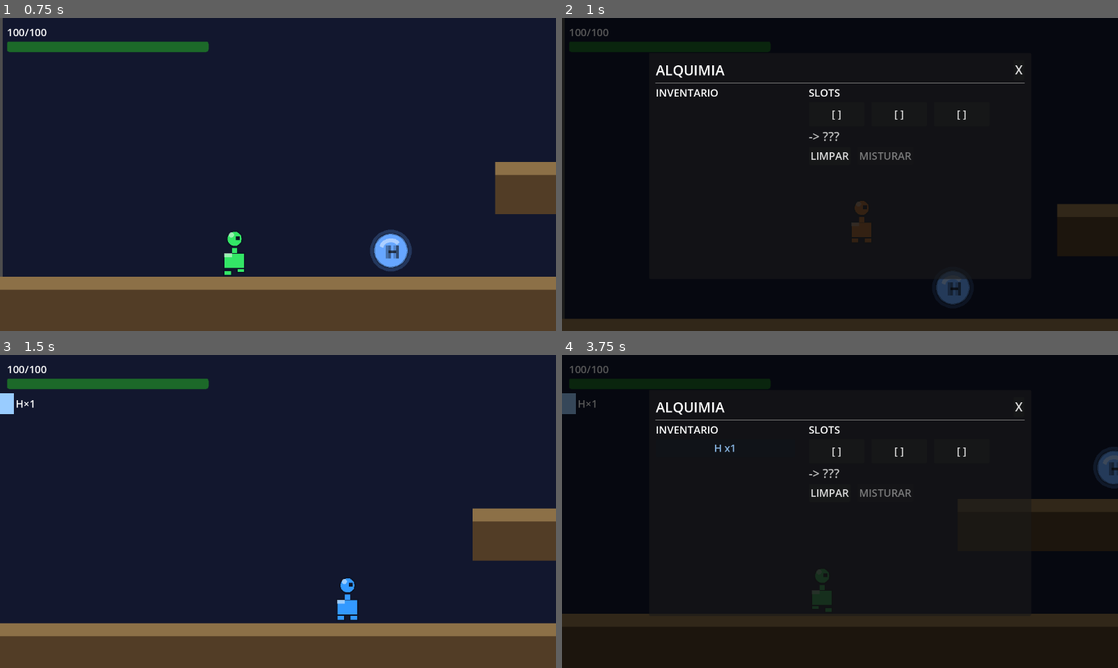
Above: before the commit, frames 1-4 (two rows, left to right).
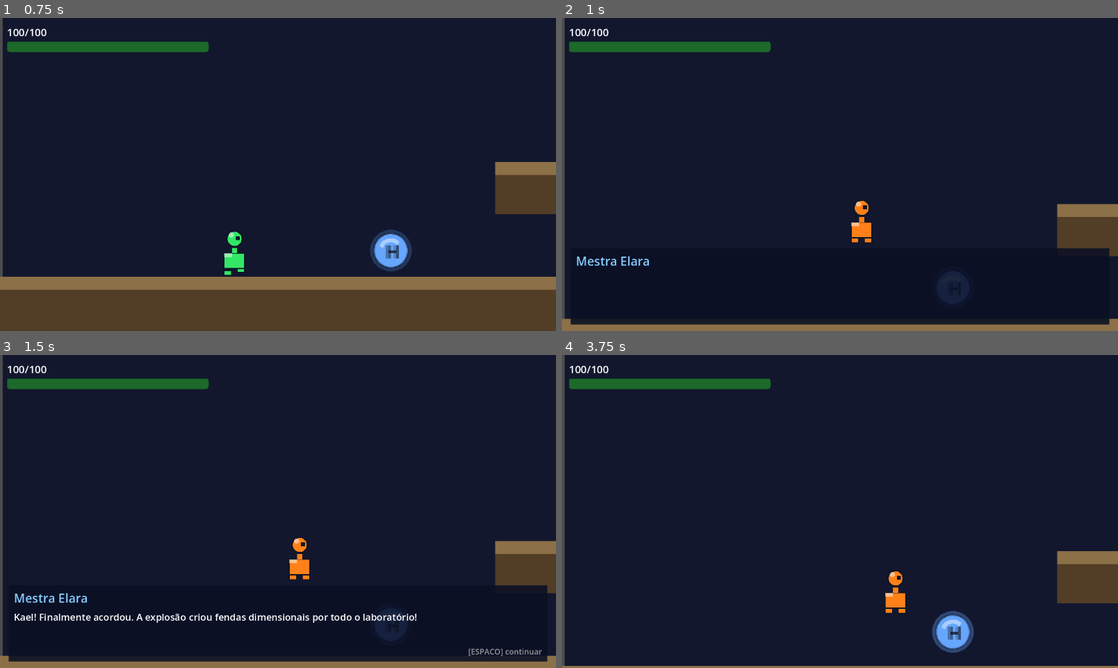
Above: after the commit, the same moments.

Repository: Mateushartelt/Alquimia-Elemental---Pac
Game: Godot game, scene res://scenes/levels/level_01.tscn
Same seed, same stepped clock (60 frames per second), same inputs: the game is played once before the commit and once after it.
Inputs (mouse positions are in pixels of both pictures, inside the frame that each line leads up to):
- Up to frame 1 (0.75 s): tap Enter (ui_accept) at 0.5 s; move the mouse to (400, 158) at 0.52 s; hold D (move_right) from 0.53 s (still down); hold J (attack) from 0.53 s (still down); click (400, 158) at 0.67 s
- Up to frame 2 (1 s): keep holding D (move_right); keep holding J (attack); tap Space (jump) at 0.77 s; tap Q (open_alchemy) at 0.8 s
- Up to frame 3 (1.5 s): release D (move_right) at 1.25 s; release J (attack) at 1.25 s; click (455, 408) at 1.25 s, where only the run before the commit has a clickable "X"
- Up to frame 4 (3.75 s): move the mouse to (728, 527) at 2.02 s; hold D (move_right) 2.03-2.78 s; tap Q (open_alchemy) at 2.1 s; click (728, 527) at 2.17 s; tap Space (jump) at 2.27 s; tap E (open_wheel) at 2.3 s; move the mouse to (895, 442) at 2.77 s; hold A (move_left) 2.78-3.53 s; hold E (open_wheel) 2.78-3.53 s; click (895, 442) at 2.92 s; tap Enter (ui_accept) at 3.05, 3.6 s; move the mouse to (812, 574) at 3.52 s; hold D (move_right) from 3.53 s (still down); click (812, 574) at 3.67 s

Frame 1 is identical in both runs. In frame 2, 35% of the frame differs, in the area x 0-100%, y 0-100%; in frame 3, 20%; in frame 4, 53%.
Error before the commit: Attempt to call function 'queue_dialogs' in base 'null instance' on a null instance. (res://scenes/levels/level_01.gd:38)

Commit message:
Implementado legendas no jogo

Diff:
--- a/scenes/levels/level_01.gd
+++ b/scenes/levels/level_01.gd
@@ -3,26 +3,48 @@
 
 const KILL_PLANE_Y := 520.0
 const SPAWN_POS    := Vector2(70, 350)
-const E            := "Mestra Elara"
+const ELARA        := "Mestra Elara"
+const ENCYCLOPEDIA := "Enciclopédia"
 
-@onready var player : Player    = $Player
-@onready var _dialog: DialogBox = $DialogBox
+@onready var player  : Player        = $Player
+@onready var _dialog : DialogBox     = $DialogBox
+@onready var _hints  : TutorialHints = $TutorialHints
+@onready var _alchemy: AlchemyPanel  = $AlchemyPanel
 
 var _respawning        := false
 var _h2o_dialog_done   := false
 var _enemy_dialog_done := false
+
+# Tutorial state
+var _seen_elements          : Array[String] = []
+var _moved_done             := false
+var _alchemy_done           := false
+var _attack_done            := false
+var _tutorial_h2o_triggered := false
 
 func _ready() -> void:
 	GameState.player_died.connect(_respawn)
 	get_tree().create_timer(1.0).timeout.connect(_show_intro)
 	GameState.compound_created.connect(_on_compound_created)
 	GameState.checkpoint_reached.connect(_on_checkpoint_reached)
+	GameState.element_collected.connect(_on_element_first_collected)
+	_alchemy.panel_opened.connect(_on_first_alchemy_open)
+	_dialog.dialog_queue_finished.connect(_on_any_dialog_closed)
 	for enemy in get_tree().get_nodes_in_group("enemies"):
-		enemy.died.connect(_on_enemy_died)
+		enemy.connect("died", _on_enemy_died)
 
 func _process(_delta: float) -> void:
 	if not _respawning and player.global_position.y > KILL_PLANE_Y:
 		_respawn()
+	if not _moved_done and abs(player.velocity.x) > 5.0:
+		_moved_done = true
+		_hints.hide_hint()
+
+func _unhandled_input(event: InputEvent) -> void:
+	if not _attack_done and GameState.active_compound != "":
+		if event.is_action_pressed("attack") and not event.is_echo():
+			_attack_done = true
+			_hints.hide_hint()
 
 func _respawn() -> void:
 	if _respawning:
@@ -36,23 +58,66 @@
 
 func _show_intro() -> void:
 	_dialog.queue_dialogs([
-		[E, "Kael! Finalmente acordou. A explosão criou fendas dimensionais por todo o laboratório!"],
-		[E, "Caminhe sobre os dispensadores para coletar H e O. Depois pressione Q para abrir o painel de Alquimia."],
-		[E, "Combine H + H + O para criar H2O — Água. Use-a para apagar o fogo e derrotar inimigos!"],
+		[ELARA, "Kael! Finalmente acordou. A explosão criou fendas dimensionais por todo o laboratório!"],
+		[ELARA, "Explore o laboratório — colete os elementos H e O nos dispensadores ao redor."],
+		[ELARA, "Cada elemento tem propriedades únicas. Combinados, formam compostos poderosos!"],
 	])
+
+func _on_any_dialog_closed() -> void:
+	if not _moved_done:
+		_hints.show_hint("WASD / ← →   Mover        ESPAÇO   Pular")
+		return
+
+	if _tutorial_h2o_triggered and not _alchemy_done:
+		_alchemy.tutorial_unlock = true
+		_hints.show_hint("Q — Abrir o Painel de Alquimia e misture seus elementos!")
+		get_tree().paused = true
+		return
+
+	if not _alchemy_done:
+		if _alchemy.can_craft_anything():
+			_hints.show_hint("Q — Painel de Alquimia")
+	elif not _attack_done and GameState.active_compound != "":
+		_hints.show_hint("J / Click — Atirar composto")
+
+func _on_element_first_collected(element_id: String, _amt: int) -> void:
+	# Dialog de primeira coleta
+	if element_id not in _seen_elements:
+		_seen_elements.append(element_id)
+		var el       := ElementDatabase.get_element(element_id)
+		var el_name  : String = el.get("name", element_id)
+		var el_desc  : String = el.get("description", "")
+		var el_curio : String = el.get("curiosity", "")
+		_dialog.show_dialog(ENCYCLOPEDIA,
+			"%s (%s) — %s  ★ %s" % [el_name, element_id, el_desc, el_curio])
+
+	# Checar trigger H2O após QUALQUER coleta (não só a primeira)
+	if not _tutorial_h2o_triggered:
+		var h : int = GameState.collected_elements.get("H", 0)
+		var o : int = GameState.collected_elements.get("O", 0)
+		if h >= 2 and o >= 1:
+			_tutorial_h2o_triggered = true
+			_dialog.show_dialog(ELARA,
+				"Kael! Você tem H×2 e O×1 — ingredientes da ÁGUA (H₂O)! Abra o Painel de Alquimia para misturá-los!")
+
+func _on_first_alchemy_open() -> void:
+	_alchemy_done = true
+	_hints.hide_hint()
+	if _tutorial_h2o_triggered:
+		_alchemy.start_h2o_tutorial()
 
 func _on_compound_created(compound_id: String) -> void:
 	if compound_id == "H2O" and not _h2o_dialog_done:
 		_h2o_dialog_done = true
-		_dialog.show_dialog(E,
-			"Excelente! H2O criado! Dois Hidrogênios e um Oxigênio formam a molécula de água. Agora use-a!")
+		_dialog.show_dialog(ELARA,
+			"Perfeito! Você criou H₂O — Água! 2 átomos de H + 1 de O formam a molécula mais importante para a vida. Agora use-a para derrotar os Slimes!")
 
 func _on_enemy_died(_enemy: Node) -> void:
 	if not _enemy_dialog_done:
 		_enemy_dialog_done = true
-		_dialog.show_dialog(E,
+		_dialog.show_dialog(ELARA,
 			"Muito bem! Fogo é derrotado pela água — reação de extinção térmica!")
 
 func _on_checkpoint_reached(_checkpoint_id: String) -> void:
-	_dialog.show_dialog(E,
+	_dialog.show_dialog(ELARA,
 		"Você chegou longe, Kael. Hora de provar seus conhecimentos. Responda o quiz para continuar!")
--- a/scenes/levels/level_01.tscn
+++ b/scenes/levels/level_01.tscn
@@ -6,6 +6,8 @@
 [ext_resource type="PackedScene" uid="uid://hud001" path="res://scenes/ui/hud.tscn" id="4_hud"]
 [ext_resource type="PackedScene" uid="uid://slime001" path="res://scenes/enemies/slime_sodio.tscn" id="5_slime"]
 [ext_resource type="PackedScene" uid="uid://bks7q737ly4iu" path="res://scenes/ui/alchemy_panel.tscn" id="6_alchemy"]
+[ext_resource type="PackedScene" uid="uid://dialogbox001" path="res://scenes/ui/dialog_box.tscn" id="7_dialog"]
+[ext_resource type="PackedScene" uid="uid://tutor001" path="res://scenes/ui/tutorial_hints.tscn" id="8_hints"]
 
 [sub_resource type="RectangleShape2D" id="floor_shape"]
 size = Vector2(1920, 32)
@@ -291,6 +293,10 @@
 weak_to = null
 immune_to = null
 
+[node name="TutorialHints" parent="." instance=ExtResource("8_hints")]
+
 [node name="HUD" parent="." unique_id=26726595 instance=ExtResource("4_hud")]
 
 [node name="AlchemyPanel" parent="." unique_id=114484862 instance=ExtResource("6_alchemy")]
+
+[node name="DialogBox" parent="." instance=ExtResource("7_dialog")]
--- a/scenes/ui/alchemy_panel.gd
+++ b/scenes/ui/alchemy_panel.gd
@@ -3,11 +3,24 @@
 ## AlchemyPanel — Modal de combinação de elementos.
 ## Abre/fecha com Q. Slots locais; consume GameState só ao MISTURAR.
 
+signal panel_opened
+
 const ALL_RECIPES := ["H2O", "SO2", "HCl", "CO2", "NaCl", "NaOH"]
 
 # Cada slot: {} (vazio) | {type: "element"|"compound", id: String}
 var _slots: Array = [{}, {}, {}]
 var _is_open := false
+
+enum TutStep { NONE = 0, H1 = 1, H2 = 2, ADD_O = 3, MIX = 4 }
+var _tut_step: int = TutStep.NONE
+var tutorial_unlock := false  # permite Q durante pausa forçada pelo tutorial
+
+const TUT_TEXTS := {
+	TutStep.H1:    "1/3 — Clique em [H]   Hidrogênio — número atômico 1, o mais abundante do universo!",
+	TutStep.H2:    "2/3 — Mais um [H]!   H₂O precisa de 2 átomos de Hidrogênio.",
+	TutStep.ADD_O: "3/3 — Clique em [O]   Oxigênio — número atômico 8, essencial à respiração!",
+	TutStep.MIX:   "H + H + O formam H₂O!   Clique em MISTURAR para criar a molécula da água!",
+}
 
 @onready var _panel_root: Control       = $Bg/Panel
 @onready var _inv_list: VBoxContainer   = $Bg/Panel/Margin/VBox/HBox/Left/InvList
@@ -18,10 +31,12 @@
 @onready var _mix_btn: Button           = $Bg/Panel/Margin/VBox/HBox/Right/Btns/MixBtn
 @onready var _clear_btn: Button         = $Bg/Panel/Margin/VBox/HBox/Right/Btns/ClearBtn
 @onready var _bg: ColorRect             = $Bg
+@onready var _tut_label: Label          = $Bg/Panel/Margin/VBox/TutorialLabel
 
 func _ready() -> void:
 	layer = 10
 	visible = false
+	process_mode = Node.PROCESS_MODE_ALWAYS
 	_mix_btn.pressed.connect(_on_mix)
 	_clear_btn.pressed.connect(_on_clear)
 	_slot0.pressed.connect(_on_slot_clicked.bind(0))
@@ -38,13 +53,16 @@
 
 func _unhandled_input(event: InputEvent) -> void:
 	if event.is_action_pressed("open_alchemy") and not event.is_echo():
+		if get_tree().paused and not tutorial_unlock:
+			return  # não abre enquanto dialog/pausa ativa (exceto tutorial H2O)
+		if not tutorial_unlock and not _is_open and not can_craft_anything():
+			return  # nada para craftar ainda
+		tutorial_unlock = false
 		_toggle()
 		get_viewport().set_input_as_handled()
 	elif _is_open:
 		if event.is_action_pressed("ui_cancel") and not event.is_echo():
 			_close()
-		# Bloquear todo input de teclado/mouse enquanto o painel está aberto
-		# para evitar que open_wheel, attack, move, etc. sejam ativados pelo player
 		if event is InputEventKey or event is InputEventMouseButton:
 			get_viewport().set_input_as_handled()
 
@@ -58,16 +76,24 @@
 func _open() -> void:
 	_is_open = true
 	visible  = true
+	get_tree().paused = true
+	panel_opened.emit()
+	_tut_label.visible = false
 	_refresh_inventory()
 	_refresh_slots_ui()
 	_refresh_result()
 
 func _close() -> void:
+	if _tut_step != TutStep.NONE:
+		return  # não pode fechar durante tutorial
 	_on_clear()   # devolve itens pendentes (sem consumir GameState)
 	_is_open = false
 	visible  = false
+	get_tree().paused = false
 
 func _on_bg_input(event: InputEvent) -> void:
+	if _tut_step != TutStep.NONE:
+		return
 	if event is InputEventMouseButton \
 			and event.button_index == MOUSE_BUTTON_LEFT \
 			and event.pressed \
@@ -109,6 +135,10 @@
 		btn.pressed.connect(_on_inv_compound_pressed.bind(cid))
 		_inv_list.add_child(btn)
 
+	# Re-aplicar tutorial se ativo
+	if _tut_step != TutStep.NONE:
+		_apply_tut_ui()
+
 func _make_inv_button(txt: String, col: Color) -> Button:
 	var btn := Button.new()
 	btn.text = txt
@@ -139,6 +169,9 @@
 			_refresh_inventory()
 			_refresh_slots_ui()
 			_refresh_result()
+			if _tut_step in [TutStep.H1, TutStep.H2, TutStep.ADD_O]:
+				_tut_step += 1
+				_apply_tut_ui()
 			return
 
 func _on_slot_clicked(index: int) -> void:
@@ -209,6 +242,7 @@
 	var rid := _find_matching_recipe()
 	if rid == "":
 		return
+	_tut_step = TutStep.NONE
 
 	# Consumir elementos dos slots
 	for s in _slots:
@@ -230,10 +264,10 @@
 	if rid not in GameState.discovered_compounds:
 		GameState.discovered_compounds.append(rid)
 	GameState.set_active_compound(rid)
-	GameState.compound_created.emit(rid)
 
 	_slots = [{}, {}, {}]
-	_close()
+	_close()                               # fecha e despausa PRIMEIRO
+	GameState.compound_created.emit(rid)   # depois emite (dialog pode pausar)
 
 # ── Limpar ────────────────────────────────────────────────────────────────────
 func _on_clear() -> void:
@@ -259,8 +293,67 @@
 			arr.append(s.get("id", ""))
 	return arr
 
+## Retorna true se o player tem ingredientes suficientes para pelo menos uma receita.
+func can_craft_anything() -> bool:
+	for rid in ALL_RECIPES:
+		var r := ElementDatabase.get_recipe(rid)
+		if r.is_empty():
+			continue
+		var ings: Dictionary = r.get("ingredients", {})
+		var ok := true
+		for el_id in ings:
+			if GameState.collected_elements.get(el_id, 0) < ings[el_id]:
+				ok = false
+				break
+		if ok:
+			return true
+	return false
+
 func _on_state_changed(_id: String, _amt: int = 0) -> void:
 	if _is_open: _refresh_inventory()
 
 func _on_compound_changed(_id: String) -> void:
 	if _is_open: _refresh_inventory()
+
+# ── Tutorial guiado ───────────────────────────────────────────────────────────
+func start_h2o_tutorial() -> void:
+	_tut_step = TutStep.H1
+	_slots = [{}, {}, {}]
+	_refresh_inventory()
+	_refresh_slots_ui()
+	_refresh_result()
+	_apply_tut_ui()
+
+func _apply_tut_ui() -> void:
+	if _tut_step == TutStep.NONE:
+		_tut_label.visible  = false
+		_mix_btn.modulate   = Color.WHITE
+		_clear_btn.disabled = false
+		for btn in _inv_list.get_children():
+			(btn as Button).modulate = Color.WHITE
+			(btn as Button).disabled = false
+		return
+
+	_tut_label.visible  = true
+	_tut_label.text     = TUT_TEXTS.get(_tut_step, "")
+	_clear_btn.disabled = true
+
+	var target := _tut_target_id()
+	for btn in _inv_list.get_children():
+		var b       := btn as Button
+		var btn_id  := b.text.split(" ")[0]
+		if btn_id == target:
+			b.modulate = Color.YELLOW
+			b.disabled = false
+		else:
+			b.modulate = Color(0.35, 0.35, 0.35)
+			b.disabled = true
+
+	_mix_btn.modulate = Color.YELLOW if _tut_step == TutStep.MIX else Color(0.35, 0.35, 0.35)
+	_mix_btn.disabled = (_tut_step != TutStep.MIX)
+
+func _tut_target_id() -> String:
+	match _tut_step:
+		TutStep.H1, TutStep.H2: return "H"
+		TutStep.ADD_O:           return "O"
+	return ""
--- a/scenes/ui/alchemy_panel.tscn
+++ b/scenes/ui/alchemy_panel.tscn
@@ -4,6 +4,7 @@
 
 [node name="AlchemyPanel" type="CanvasLayer"]
 layer = 10
+process_mode = 3
 script = ExtResource("1")
 
 [node name="Bg" type="ColorRect" parent="."]
@@ -45,6 +46,13 @@
 
 [node name="HSep" type="HSeparator" parent="Bg/Panel/Margin/VBox"]
 layout_mode = 2
+
+[node name="TutorialLabel" type="Label" parent="Bg/Panel/Margin/VBox"]
+layout_mode = 2
+autowrap_mode = 3
+theme_override_font_sizes/font_size = 22
+theme_override_colors/font_color = Color(1, 0.9, 0.4, 1)
+visible = false
 
 [node name="HBox" type="HBoxContainer" parent="Bg/Panel/Margin/VBox"]
 layout_mode = 2
--- a/scenes/ui/dialog_box.gd
+++ b/scenes/ui/dialog_box.gd
@@ -13,12 +13,12 @@
 var _shown_chars: float = 0.0
 var _hint_timer : float = 0.0
 
-@onready var _panel       : PanelContainer = $Panel
-@onready var _speaker_lbl : Label          = $Panel/VBox/SpeakerLabel
-@onready var _text_lbl    : RichTextLabel  = $Panel/VBox/TextLabel
-@onready var _hint_lbl    : Label          = $Panel/VBox/HintLabel
+@onready var _speaker_lbl : Label        = $Panel/VBox/SpeakerLabel
+@onready var _text_lbl    : RichTextLabel = $Panel/VBox/TextLabel
+@onready var _hint_lbl    : Label        = $Panel/VBox/HintLabel
 
 func _ready() -> void:
+	process_mode = Node.PROCESS_MODE_ALWAYS
 	layer = 15
 	visible = false
 	set_process(false)
@@ -38,11 +38,9 @@
 func _unhandled_input(event: InputEvent) -> void:
 	if not visible:
 		return
-	var advance: bool = event.is_action_pressed("ui_accept") \
-	or (event is InputEventMouseButton
-		and event.button_index == MOUSE_BUTTON_LEFT
-		and event.pressed)
-	if not advance:
+	var is_space := event.is_action_pressed("ui_accept")
+	var is_click := event is InputEventMouseButton and (event as InputEventMouseButton).button_index == MOUSE_BUTTON_LEFT and (event as InputEventMouseButton).pressed
+	if not (is_space or is_click):
 		return
 	get_viewport().set_input_as_handled()
 	if _is_typing:
@@ -66,6 +64,7 @@
 
 func _next() -> void:
 	if _queue.is_empty():
+		get_tree().paused = false
 		visible = false
 		set_process(false)
 		dialog_queue_finished.emit()
@@ -81,3 +80,4 @@
 	_hint_timer  = 0.0
 	visible = true
 	set_process(true)
+	get_tree().paused = true
--- a/scenes/ui/dialog_box.tscn
+++ b/scenes/ui/dialog_box.tscn
@@ -1,47 +1,38 @@
-[gd_scene format=3 uid="uid://dialogbox001"]
+[gd_scene load_steps=2 format=3 uid="uid://dialogbox001"]
 
 [ext_resource type="Script" path="res://scenes/ui/dialog_box.gd" id="1"]
 
-[sub_resource type="StyleBoxFlat" id="panel_style"]
-bg_color = Color(0.04, 0.06, 0.14, 0.88)
-border_width_left = 2
-border_width_top = 2
-border_width_right = 2
-border_width_bottom = 2
-border_color = Color(0.3, 0.55, 1.0, 1.0)
-corner_radius_top_left = 6
-corner_radius_top_right = 6
-corner_radius_bottom_right = 6
-corner_radius_bottom_left = 6
-content_margin_left = 12.0
-content_margin_top = 10.0
-content_margin_right = 12.0
-content_margin_bottom = 10.0
-
 [node name="DialogBox" type="CanvasLayer"]
+process_mode = 3
 layer = 15
 script = ExtResource("1")
 
-[node name="Panel" type="PanelContainer" parent="."]
+[node name="Panel" type="ColorRect" parent="."]
 texture_filter = 2
+color = Color(0.04, 0.06, 0.14, 0.88)
 offset_left = 20.0
 offset_top = 530.0
 offset_right = 1260.0
 offset_bottom = 705.0
-theme_override_styles/panel = SubResource("panel_style")
 
 [node name="VBox" type="VBoxContainer" parent="Panel"]
-layout_mode = 2
+anchor_right = 1.0
+anchor_bottom = 1.0
+offset_left = 12.0
+offset_top = 10.0
+offset_right = -12.0
+offset_bottom = -10.0
 theme_override_constants/separation = 8
 
 [node name="SpeakerLabel" type="Label" parent="Panel/VBox"]
-layout_mode = 2
+layout_mode = 1
+size_flags_horizontal = 3
 text = "Mestra Elara"
 theme_override_font_sizes/font_size = 28
 theme_override_colors/font_color = Color(0.53, 0.8, 1.0, 1.0)
 
 [node name="TextLabel" type="RichTextLabel" parent="Panel/VBox"]
-layout_mode = 2
+layout_mode = 1
 size_flags_vertical = 3
 custom_minimum_size = Vector2(0, 72)
 bbcode_enabled = true
@@ -49,7 +40,8 @@
 theme_override_font_sizes/normal_font_size = 22
 
 [node name="HintLabel" type="Label" parent="Panel/VBox"]
-layout_mode = 2
+layout_mode = 1
+size_flags_horizontal = 3
 horizontal_alignment = 2
 text = "[ESPACO] continuar"
 theme_override_font_sizes/font_size = 18
--- /dev/null
+++ b/scenes/ui/tutorial_hints.gd
@@ -0,0 +1,28 @@
+class_name TutorialHints
+extends CanvasLayer
+## TutorialHints — Banner contextual de dicas que aparece/some com fade.
+
+@onready var _panel : ColorRect = $HintPanel
+@onready var _label : Label     = $HintPanel/HintLabel
+
+func _ready() -> void:
+	process_mode = Node.PROCESS_MODE_ALWAYS
+	layer = 6
+	_panel.visible = false
+
+var _hide_tween: Tween
+
+func show_hint(text: String) -> void:
+	if _hide_tween:
+		_hide_tween.kill()
+		_hide_tween = null
+	_label.text = text
+	_panel.modulate.a = 1.0
+	_panel.visible = true
+
+func hide_hint() -> void:
+	if not _panel.visible:
+		return
+	_hide_tween = create_tween()
+	_hide_tween.tween_property(_panel, "modulate:a", 0.0, 0.3)
+	_hide_tween.tween_callback(_panel.hide)
--- /dev/null
+++ b/scenes/ui/tutorial_hints.tscn
@@ -0,0 +1,23 @@
+[gd_scene format=3 uid="uid://tutor001"]
+
+[ext_resource type="Script" path="res://scenes/ui/tutorial_hints.gd" id="1"]
+
+[node name="TutorialHints" type="CanvasLayer"]
+process_mode = 3
+layer = 6
+script = ExtResource("1")
+
+[node name="HintPanel" type="ColorRect" parent="."]
+color = Color(0, 0, 0, 0.65)
+offset_left = 340.0
+offset_top = 660.0
+offset_right = 940.0
+offset_bottom = 710.0
+
+[node name="HintLabel" type="Label" parent="HintPanel"]
+anchor_right = 1.0
+anchor_bottom = 1.0
+horizontal_alignment = 1
+vertical_alignment = 1
+theme_override_font_sizes/font_size = 20
+theme_override_colors/font_color = Color(1, 1, 1, 1)
--- a/scenes/world/element_pickup.tscn
+++ b/scenes/world/element_pickup.tscn
@@ -1,14 +1,13 @@
-[gd_scene load_steps=2 format=3 uid="uid://pickup001"]
+[gd_scene format=3 uid="uid://pickup001"]
 
-[ext_resource type="Script" path="res://scenes/world/element_pickup.gd" id="1"]
+[ext_resource type="Script" uid="uid://bvdohhquo4q14" path="res://scenes/world/element_pickup.gd" id="1"]
 
 [sub_resource type="CircleShape2D" id="CircleShape2D_1"]
 radius = 8.0
 
-[node name="ElementPickup" type="Area2D"]
+[node name="ElementPickup" type="Area2D" unique_id=98877967]
 collision_layer = 8
-collision_mask = 1
 script = ExtResource("1")
 
-[node name="CollisionShape2D" type="CollisionShape2D" parent="."]
+[node name="CollisionShape2D" type="CollisionShape2D" parent="." unique_id=1636830120]
 shape = SubResource("CircleShape2D_1")
Not shown, added: scenes/ui/tutorial_hints.gd.uid
Not shown, changed: .gitignore
